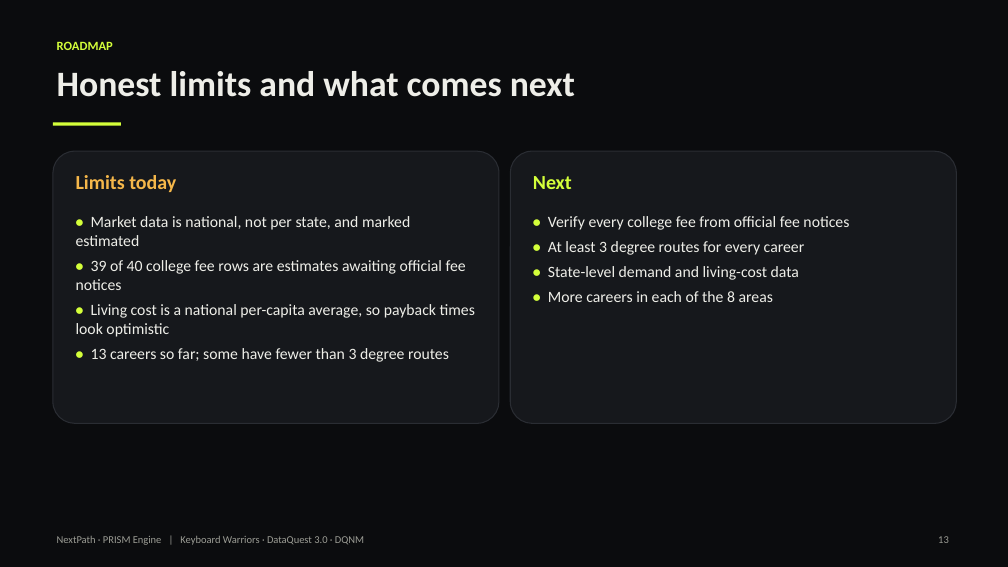
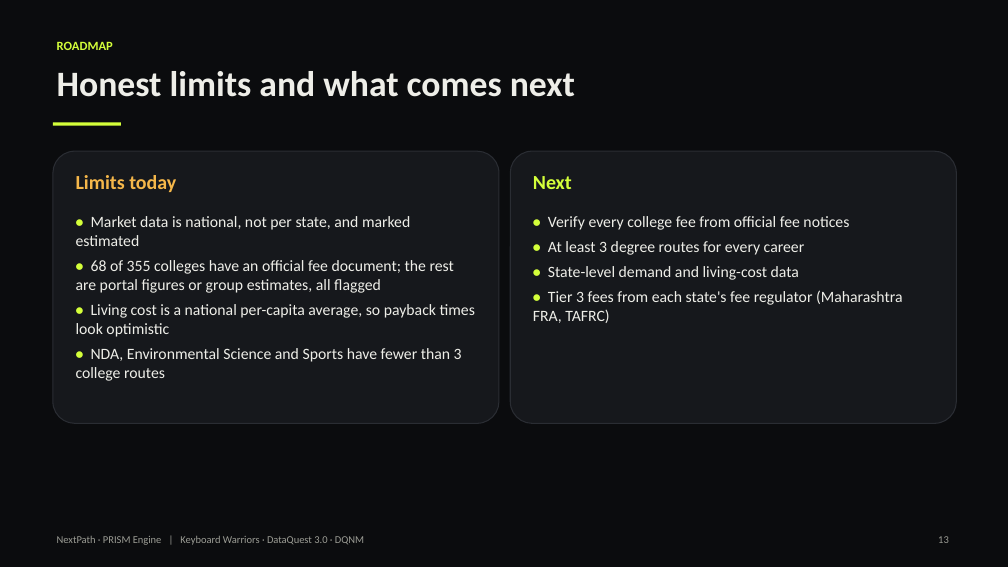
Before and after one commit to xSnehank/nextpath-prime, a slide deck: slide 13 of docs/PRISM-Engine.pptx. Drawn at 1008x567 pixels with LibreOffice and Linux fonts; fonts in the diff are those of the drawing. Boxes give left, top, right and bottom in pixels: in the first picture for what was removed or moved away, otherwise in the second. Text is boxed around its words. In the diff, an @@ line names an element or a change of style, - is before the commit and + after.

Commit message:
feat: stream-aware catalog with 56 careers, 59 programmes and 355 colleges
- db/data/*.csv: curated careers, degree programmes (eligible and natural
  Class 11-12 streams per regulator), 355 colleges with NIRF 2025 tiers,
  and fee sources (official where found, otherwise flagged estimates).
- db/scripts/build_catalog.py validates the catalog and generates seed 02;
  O*NET weights read careers.csv; market rows for the 43 new careers.
- Migration 004: profiles.stream, courses eligible/primary streams,
  exams_colleges.tier; SQL tests for the new rules.
- Backend: step 0 stream rule (own stream first, closed careers left out),
  cost at a typical (median) college, colleges shown 4 per tier;
  StudentProfile.stream required; stream_match / typical_college / tier.
- Frontend: stream question on onboarding, "Outside your stream" badge,
  colleges grouped by tier with course and city.
- Docs: guide section 4 (steps 0, 3, 5), README data section, deck.

```diff
--- a/docs/PRISM-Engine.pptx
+++ b/docs/PRISM-Engine.pptx
@@ text at [76,260,454,293]: text changed @@
-• 39 of 40 college fee rows are estimates awaiting official fee notices
+• 68 of 355 colleges have an official fee document; the rest are portal figures or group estimates, all flagged
@@ text at [533,290,903,323]: text changed @@
-• More careers in each of the 8 areas
+• Tier 3 fees from each state's fee regulator (Maharashtra FRA, TAFRC)
@@ text at [76,348,462,381]: text changed @@
-• 13 careers so far; some have fewer than 3 degree routes
+• NDA, Environmental Science and Sports have fewer than 3 college routes
```
Also in this commit, not shown: 5 other slides changed, 43 other files.
